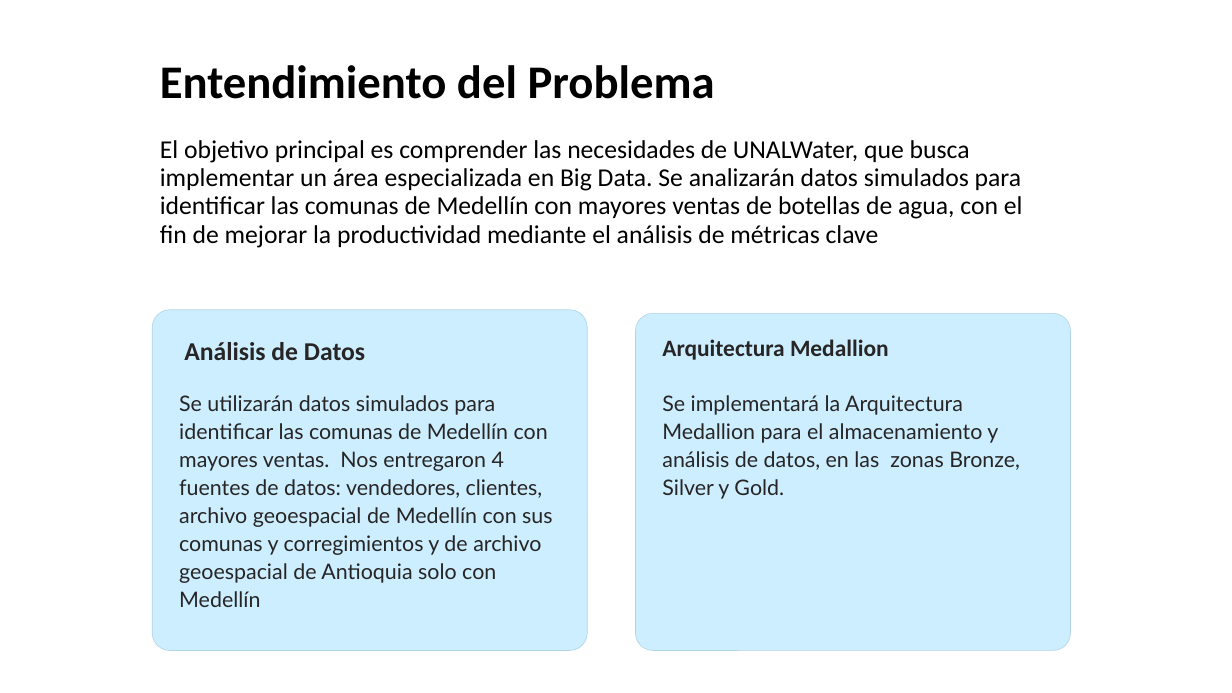
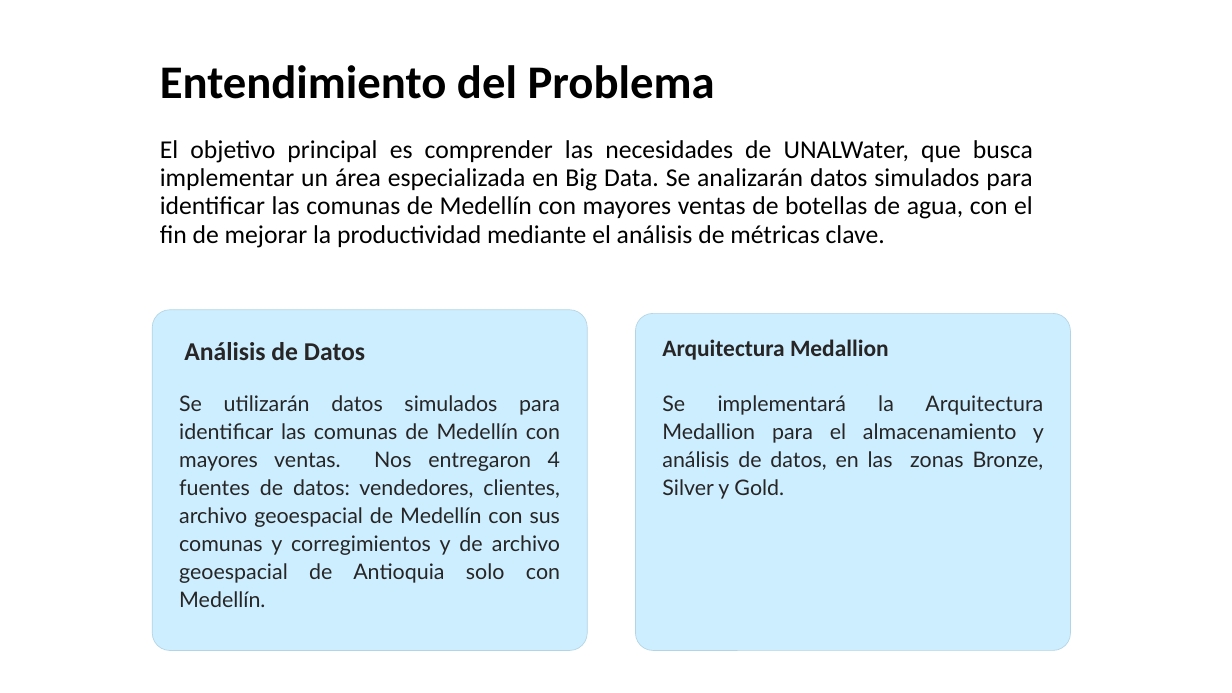
Before and after one commit to ysgiraldo/UNALWater_BD, a slide deck: slide 2 of files/Solucion-Big-Data-para-UNALWater.pptx. Drawn at 1232x693 pixels with LibreOffice and Linux fonts; fonts in the diff are those of the drawing; background and template pictures are left out. Boxes give left, top, right and bottom in pixels: in the first picture for what was removed or moved away, otherwise in the second. Text is boxed around its words. In the diff, an @@ line names an element or a change of style, - is before the commit and + after.

```diff
--- a/files/Solucion-Big-Data-para-UNALWater.pptx
+++ b/files/Solucion-Big-Data-para-UNALWater.pptx
@@ text at (x1=160, y1=140, x2=1033, y2=248): text changed @@
-El objetivo principal es comprender las necesidades de UNALWater, que busca implementar un área especializada en Big Data. Se analizarán datos simulados para identificar las comunas de Medellín con mayores ventas de botellas de agua, con el fin de mejorar la productividad mediante el análisis de métricas clave
+El objetivo principal es comprender las necesidades de UNALWater, que busca implementar un área especializada en Big Data. Se analizarán datos simulados para identificar las comunas de Medellín con mayores ventas de botellas de agua, con el fin de mejorar la productividad mediante el análisis de métricas clave.
@@ text "Se implementará la Arquitectura Medallion ..." at (x1=662, y1=395, x2=1044, y2=499): alignment left to justified @@
@@ text at (x1=179, y1=395, x2=560, y2=607): text changed @@
-Se utilizarán datos simulados para identificar las comunas de Medellín con mayores ventas. Nos entregaron 4 fuentes de datos: vendedores, clientes, archivo geoespacial de Medellín con sus comunas y corregimientos y de archivo geoespacial de Antioquia solo con Medellín
+Se utilizarán datos simulados para identificar las comunas de Medellín con mayores ventas. Nos entregaron 4 fuentes de datos: vendedores, clientes, archivo geoespacial de Medellín con sus comunas y corregimientos y de archivo geoespacial de Antioquia solo con Medellín.
```
Also in this commit, not shown: 5 other slides changed.
